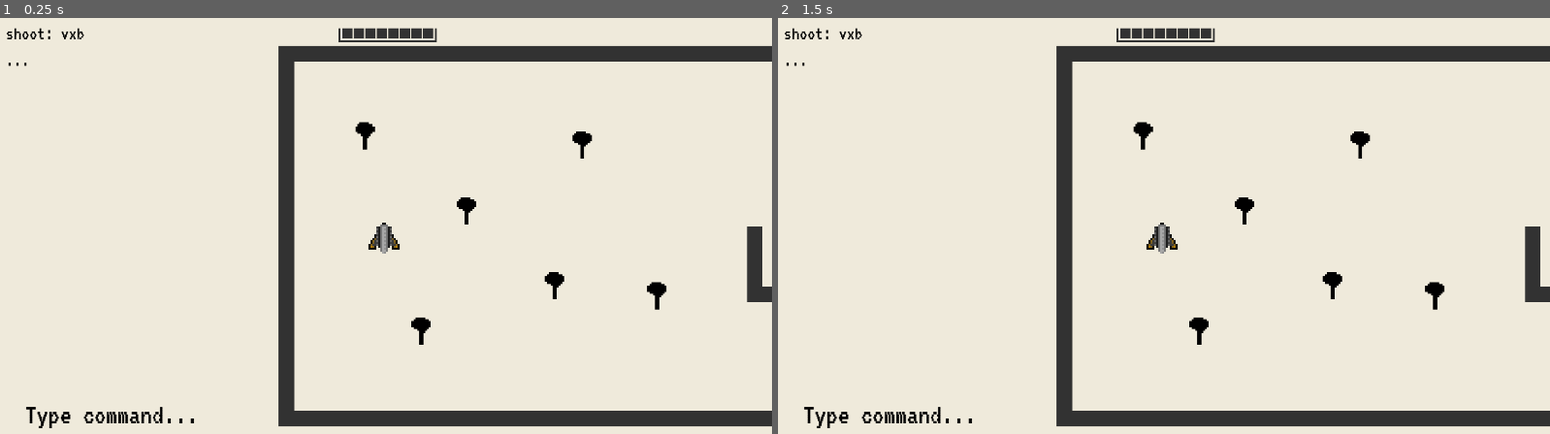
Above: before the commit, frames 1-2 (left to right).
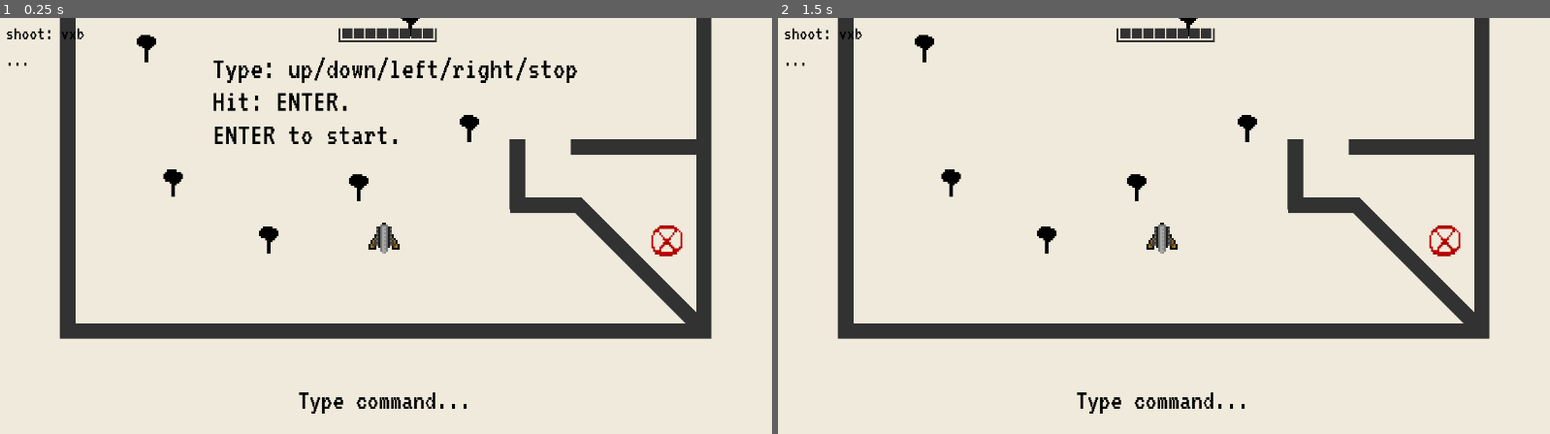
Above: after the commit, the same moments.

Repository: Anudin/LD41
Game: Godot game, scene res://Main.tscn
The game is run twice, just before and just after one commit, with the same random seed, the same clock (stepped at 60 frames per second) and the same inputs.
Inputs:
- Up to frame 1 (0.25 s): no input
- Up to frame 2 (1.5 s): tap Enter (tutorial_accept) at 0.5, 0.6, 1.25 s; tap Space at 0.77 s; tap Backspace at 1.35 s

The runs differ from the first frame. In frame 1, 18% of the frame differs, in the area x 3-100%, y 0-99%; in frame 2, 17%.

Commit message:
Implement intro

Diff:
--- a/Levels/Intro.gd
+++ b/Levels/Intro.gd
@@ -8,6 +8,9 @@
 	"At least they can't see your artistic\nskill in this resolution.",
 	"You could've at least included audio commentary."
 ] setget , get_responses
+
+func before():
+	get_tree().paused = true
 
 func win_condition():
 	return arrived
--- a/Levels/Intro.tscn
+++ b/Levels/Intro.tscn
@@ -1,14 +1,15 @@
-[gd_scene load_steps=8 format=2]
+[gd_scene load_steps=9 format=2]
 
 [ext_resource path="res://Levels/Intro.gd" type="Script" id=1]
 [ext_resource path="res://Player/AbsoluteMovement.tscn" type="PackedScene" id=2]
-[ext_resource path="res://environment/Goal.tscn" type="PackedScene" id=3]
-[ext_resource path="res://Levels/WindowBounds.tscn" type="PackedScene" id=4]
-[ext_resource path="res://environment/Wall.tscn" type="PackedScene" id=5]
-[ext_resource path="res://Spawns/PlayerSpawn.tscn" type="PackedScene" id=6]
-[ext_resource path="res://environment/Tree.tscn" type="PackedScene" id=7]
+[ext_resource path="res://UI/TutorialText.tscn" type="PackedScene" id=3]
+[ext_resource path="res://environment/Goal.tscn" type="PackedScene" id=4]
+[ext_resource path="res://Levels/WindowBounds.tscn" type="PackedScene" id=5]
+[ext_resource path="res://environment/Wall.tscn" type="PackedScene" id=6]
+[ext_resource path="res://Spawns/PlayerSpawn.tscn" type="PackedScene" id=7]
+[ext_resource path="res://environment/Tree.tscn" type="PackedScene" id=8]
 
-[node name="Level" type="Node2D" index="0"]
+[node name="Level" type="Node2D"]
 
 script = ExtResource( 1 )
 __meta__ = {
@@ -20,60 +21,72 @@
 Movement = ExtResource( 2 )
 FOLLOWING_SCENE_PATH = "res://Levels/Level1.tscn"
 
-[node name="Goal" parent="." index="0" instance=ExtResource( 3 )]
+[node name="TutorialText" parent="." index="0" instance=ExtResource( 3 )]
+
+margin_left = 283.0
+margin_top = 162.0
+margin_right = 1687.0
+margin_bottom = 363.0
+text = "Type: up/down/left/right/stop
+Hit: ENTER.
+ENTER to start."
+
+[node name="Goal" parent="." index="1" instance=ExtResource( 4 )]
 
 position = Vector2( 1219.85, 549.328 )
 
-[node name="Obstacles" parent="." index="1" instance=ExtResource( 4 )]
+[node name="Obstacles" parent="." index="2" instance=ExtResource( 5 )]
 
-[node name="Wall5" parent="Obstacles" index="4" instance=ExtResource( 5 )]
+editor/display_folded = true
+
+[node name="Wall5" parent="Obstacles" index="4" instance=ExtResource( 6 )]
 
 position = Vector2( 1159.48, 599.236 )
 rotation = 0.785398
 width = 360
 
-[node name="Wall6" parent="Obstacles" index="5" instance=ExtResource( 5 )]
+[node name="Wall6" parent="Obstacles" index="5" instance=ExtResource( 6 )]
 
 position = Vector2( 1157.01, 356.713 )
 width = 270
 
-[node name="Wall8" parent="Obstacles" index="6" instance=ExtResource( 5 )]
+[node name="Wall8" parent="Obstacles" index="6" instance=ExtResource( 6 )]
 
-position = Vector2( 950, 412.521 )
+position = Vector2( 912, 412.521 )
 rotation = 1.5708
 width = 145
 
-[node name="Wall7" parent="Obstacles" index="7" instance=ExtResource( 5 )]
+[node name="Wall7" parent="Obstacles" index="7" instance=ExtResource( 6 )]
 
-position = Vector2( 990, 480.315 )
-width = 120
+position = Vector2( 970.172, 476.559 )
+width = 148
 
-[node name="PlayerSpawn" parent="." index="2" instance=ExtResource( 6 )]
+[node name="PlayerSpawn" parent="." index="3" instance=ExtResource( 7 )]
 
-position = Vector2( 185.586, 360 )
+position = Vector2( 636.706, 540.448 )
 
-[node name="Tree" parent="." index="3" instance=ExtResource( 7 )]
+[node name="Tree" parent="." index="4" instance=ExtResource( 8 )]
 
-position = Vector2( 355.468, 307.769 )
+position = Vector2( 201.811, 431.362 )
 
-[node name="Tree2" parent="." index="4" instance=ExtResource( 7 )]
+[node name="Tree2" parent="." index="5" instance=ExtResource( 8 )]
 
-position = Vector2( 594.036, 171.445 )
+position = Vector2( 690.758, 100.305 )
 
-[node name="Tree3" parent="." index="5" instance=ExtResource( 7 )]
+[node name="Tree3" parent="." index="6" instance=ExtResource( 8 )]
 
-position = Vector2( 262.313, 555.425 )
+position = Vector2( 399.268, 548.744 )
 
-[node name="Tree4" parent="." index="6" instance=ExtResource( 7 )]
+[node name="Tree4" parent="." index="7" instance=ExtResource( 8 )]
 
 position = Vector2( 146.438, 153.268 )
 
-[node name="Tree5" parent="." index="7" instance=ExtResource( 7 )]
+[node name="Tree5" parent="." index="8" instance=ExtResource( 8 )]
 
-position = Vector2( 537.234, 462.27 )
+position = Vector2( 583.916, 440.492 )
 
-[node name="Tree6" parent="." index="8" instance=ExtResource( 7 )]
+[node name="Tree6" parent="." index="9" instance=ExtResource( 8 )]
 
-position = Vector2( 748.537, 482.718 )
+position = Vector2( 812.384, 318.214 )
 
 [connection signal="player_arrived" from="Goal" to="." method="set" binds= [ "arrived", true ]]
--- a/Levels/WindowBounds.tscn
+++ b/Levels/WindowBounds.tscn
@@ -1,82 +1,25 @@
-[gd_scene load_steps=3 format=2]
+[gd_scene load_steps=2 format=2]
 
 [ext_resource path="res://environment/Wall.tscn" type="PackedScene" id=1]
-[ext_resource path="res://environment/Wall.gd" type="Script" id=2]
 
 [node name="Obstacles" type="Node2D"]
 
-[node name="Wall" type="Area2D" parent="." index="0" groups=[
-"walls",
-] instance=ExtResource( 1 )]
+[node name="Wall" parent="." index="0" instance=ExtResource( 1 )]
 
 position = Vector2( 640, -16 )
-input_pickable = true
-gravity_vec = Vector2( 0, 1 )
-gravity = 98.0
-linear_damp = 0.1
-angular_damp = 1.0
-collision_layer = 8
-collision_mask = 5
-audio_bus_override = false
-audio_bus_name = "Master"
-script = ExtResource( 2 )
-_sections_unfolded = [ "Collision", "Transform" ]
 width = 1280
-height = 32
 
-[node name="Wall2" type="Area2D" parent="." index="1" groups=[
-"walls",
-] instance=ExtResource( 1 )]
+[node name="Wall2" parent="." index="1" instance=ExtResource( 1 )]
 
 position = Vector2( 640, 736 )
-input_pickable = true
-gravity_vec = Vector2( 0, 1 )
-gravity = 98.0
-linear_damp = 0.1
-angular_damp = 1.0
-collision_layer = 8
-collision_mask = 5
-audio_bus_override = false
-audio_bus_name = "Master"
-script = ExtResource( 2 )
-_sections_unfolded = [ "Collision", "Transform" ]
 width = 1280
-height = 32
 
-[node name="Wall3" type="Area2D" parent="." index="2" groups=[
-"walls",
-] instance=ExtResource( 1 )]
+[node name="Wall3" parent="." index="2" instance=ExtResource( 1 )]
 
 position = Vector2( -16, 360 )
-input_pickable = true
-gravity_vec = Vector2( 0, 1 )
-gravity = 98.0
-linear_damp = 0.1
-angular_damp = 1.0
-collision_layer = 8
-collision_mask = 5
-audio_bus_override = false
-audio_bus_name = "Master"
-script = ExtResource( 2 )
-_sections_unfolded = [ "Collision", "Transform" ]
-width = 32
-height = 790
+height = 784
 
-[node name="Wall4" type="Area2D" parent="." index="3" groups=[
-"walls",
-] instance=ExtResource( 1 )]
+[node name="Wall4" parent="." index="3" instance=ExtResource( 1 )]
 
 position = Vector2( 1296, 360 )
-input_pickable = true
-gravity_vec = Vector2( 0, 1 )
-gravity = 98.0
-linear_damp = 0.1
-angular_damp = 1.0
-collision_layer = 8
-collision_mask = 5
-audio_bus_override = false
-audio_bus_name = "Master"
-script = ExtResource( 2 )
-_sections_unfolded = [ "Collision", "Transform" ]
-width = 32
-height = 790
+height = 784
--- a/Main.tscn
+++ b/Main.tscn
@@ -15,7 +15,7 @@
 font_data = ExtResource( 2 )
 _sections_unfolded = [ "Font", "Settings" ]
 
-[node name="Main" type="Node2D" index="0"]
+[node name="Main" type="Node2D"]
 
 script = ExtResource( 1 )
 _sections_unfolded = [ "Transform" ]
@@ -24,9 +24,20 @@
 "_edit_vertical_guides_": [  ]
 }
 
-[node name="UI" type="CanvasLayer" parent="." index="0"]
+[node name="CanvasLayer" type="CanvasLayer" parent="." index="0"]
 
-editor/display_folded = true
+layer = 1
+offset = Vector2( 0, 0 )
+rotation = 0.0
+scale = Vector2( 1, 1 )
+transform = Transform2D( 1, 0, 0, 1, 0, 0 )
+
+[node name="CanvasModulate" type="CanvasModulate" parent="CanvasLayer" index="0"]
+
+color = Color( 0.539063, 0.423248, 0.423248, 1 )
+
+[node name="UI" type="CanvasLayer" parent="." index="1"]
+
 layer = 1
 offset = Vector2( 0, 0 )
 rotation = 0.0
@@ -83,10 +94,11 @@
 
 [node name="TextInput" parent="UI" index="2" instance=ExtResource( 3 )]
 
-margin_left = 48.0
+margin_left = 640.0
 margin_top = 630.0
-margin_right = 48.0
+margin_right = 640.0
 margin_bottom = 630.0
+_sections_unfolded = [ "Rect" ]
 
 [node name="PlayerHealth" type="TextureProgress" parent="UI" index="3"]
 
@@ -119,13 +131,13 @@
 nine_patch_stretch = false
 _sections_unfolded = [ "Rect", "Textures" ]
 
-[node name="Level" type="Node2D" parent="." index="1"]
+[node name="Level" type="Node2D" parent="." index="2"]
 
-[node name="Bullets" type="Node2D" parent="." index="2"]
+[node name="Bullets" type="Node2D" parent="." index="3"]
 
-[node name="Player" parent="." index="3" instance=ExtResource( 6 )]
+[node name="Player" parent="." index="4" instance=ExtResource( 6 )]
 
-position = Vector2( 618.897, 180.627 )
+position = Vector2( 640, 360 )
 
 [connection signal="queue_updated" from="UI/TextInput" to="." method="_on_queue_updated"]
 
--- a/TextInput/TextInput.tscn
+++ b/TextInput/TextInput.tscn
@@ -50,8 +50,10 @@
 anchor_top = 0.0
 anchor_right = 0.0
 anchor_bottom = 0.0
-margin_right = 355.0
-margin_bottom = 57.0
+margin_left = -177.0
+margin_top = -28.0
+margin_right = 178.0
+margin_bottom = 29.0
 rect_pivot_offset = Vector2( 0, 0 )
 rect_clip_content = false
 mouse_filter = 2
@@ -61,6 +63,8 @@
 custom_fonts/font = SubResource( 1 )
 custom_colors/font_color = Color( 0, 0, 0, 1 )
 text = "Text Input"
+align = 1
+valign = 1
 percent_visible = 1.0
 lines_skipped = 0
 max_lines_visible = -1
--- a/environment/Tree.tscn
+++ b/environment/Tree.tscn
@@ -31,12 +31,12 @@
 "values": [ Color( 0, 0, 0, 1 ), Color( 0, 0, 0, 0 ) ]
 }
 
-[sub_resource type="RectangleShape2D" id=1]
+[sub_resource type="RectangleShape2D" id=3]
 
 custom_solver_bias = 0.0
-extents = Vector2( 35.0286, 39.2018 )
+extents = Vector2( 44.3214, 48.7315 )
 
-[node name="Tree" type="Area2D"]
+[node name="Tree" type="Area2D" index="0"]
 
 pause_mode = 2
 input_pickable = true
@@ -83,12 +83,12 @@
 playback_process_mode = 1
 playback_default_blend_time = 0.0
 playback_speed = 1.0
-anims/fade_text = SubResource( 3 )
+anims/fade_text = SubResource( 2 )
 blend_times = [  ]
 
 [node name="CollisionShape2D" type="CollisionShape2D" parent="." index="2"]
 
-shape = SubResource( 1 )
+shape = SubResource( 3 )
 
 [node name="Sprite" type="Sprite" parent="." index="3"]
 
--- a/environment/Wall.gd
+++ b/environment/Wall.gd
@@ -21,10 +21,10 @@
 	width = value
 
 	if has_node("Sprite"):
-		$Sprite.scale.x = value / 16
+		$Sprite.scale.x = value / 16.0
 
 func set_height(value):
 	height = value
 
 	if has_node("Sprite"):
-		$Sprite.scale.y = value / 16
+		$Sprite.scale.y = value / 16.0
Not shown: 3 places in environment/Tree.tscn that only renumber resources
